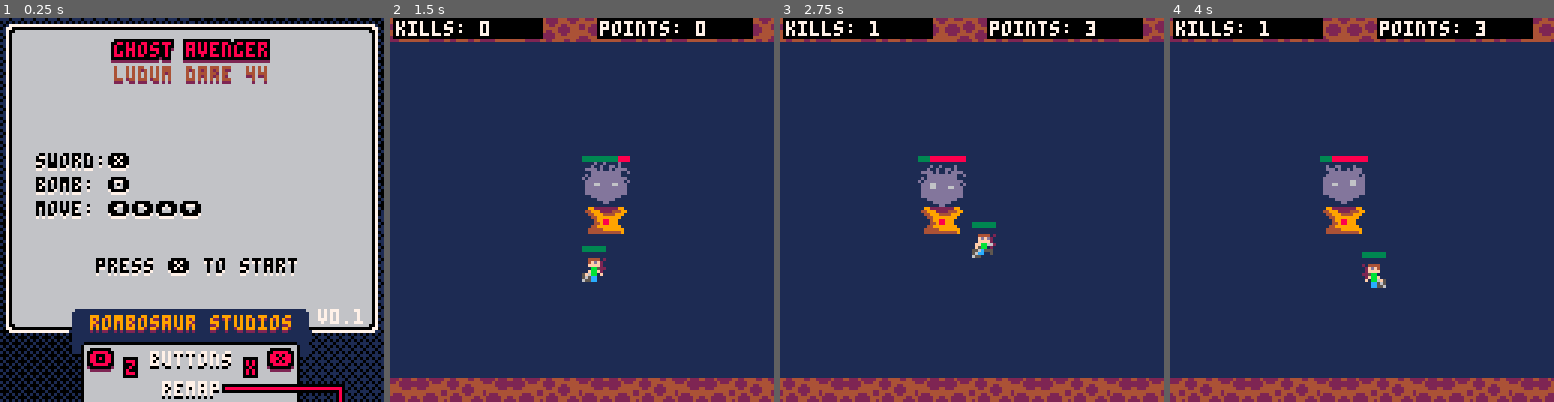
Above: before the commit, frames 1-4 (left to right).
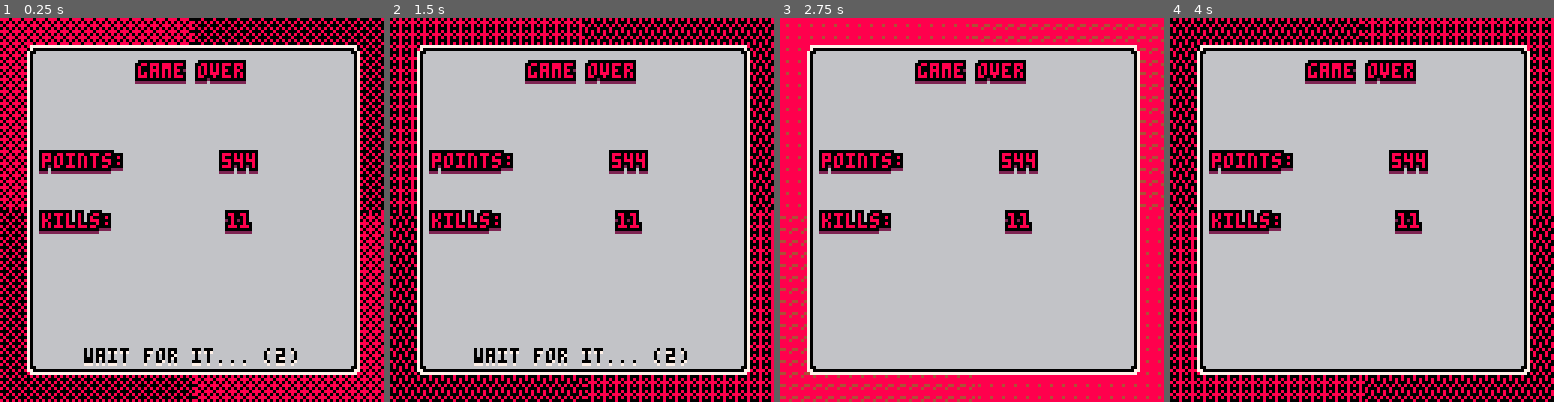
Above: after the commit, the same moments.

Repository: Rombusevil/ld44-ghost-avenger
Game: PICO-8 cartridge ld44.p8
Two runs of this game, one before a commit and one after it. Both use one fixed random seed, a clock stepped at 60 frames per second and the inputs below.
Inputs (mouse positions are in pixels of both pictures, inside the frame that each line leads up to):
- Up to frame 1 (0.25 s): no input
- Up to frame 2 (1.5 s): tap X (X key) at 0.33, 1.07 s; click (670, 121) at 0.67 s; tap O (Z key) at 0.7 s; click (436, 267) at 1.22 s
- Up to frame 3 (2.75 s): hold Right 1.6-2.1 s; tap O (Z key) at 1.7, 2.1, 2.5 s; click (887, 114) at 1.77 s; tap X (X key) at 1.85 s; hold Up 2.15-2.42 s; click (952, 259) at 2.32 s; hold Right from 2.47 s (still down)
- Up to frame 4 (4 s): click (1404, 106) at 2.87 s; tap O (Z key) at 2.9, 3.3, 3.7 s; tap X (X key) at 2.97 s; release Right at 3.03 s; hold Left 3.08-3.58 s; click (1465, 256) at 3.42 s; hold Down 3.63-3.97 s; click (1231, 102) at 3.97 s

The runs differ from the first frame. In frame 1, 44% of the frame differs, in the area x 0-100%, y 0-100%; in frame 2, 98%; in frame 3, 99%; in frame 4, 98%.

Commit message:
Gameover screen details

Diff:
--- a/game_state.lua
+++ b/game_state.lua
@@ -517,8 +517,7 @@
 
     s.update=function()
         if #spawns == 0 then
-            -- TODO: pasar points y kills
-            curstate=win_state()
+            curstate=win_state(p,zkills)
         end
 
         t+=1
--- a/gameover_state.lua
+++ b/gameover_state.lua
@@ -1,5 +1,5 @@
 -- state
-function gameover_state()
+function gameover_state(points, kills)
     local s={}
     local texts={}
     local timeout=2 -- for avoiding the user hitting X while playing and by that dismissing this screen. In seconds
@@ -12,12 +12,13 @@
     sfx(-1)
 
     local ty=15
-    add(texts, tutils({text="                         ",centerx=true,y=ty,fg=8,bg=0,bordered=true,shadowed=true,sh=2})) ty+=10
-    add(texts, tutils({text="                         " ,centerx=true,y=ty,fg=8,bg=0,bordered=true,shadowed=true,sh=2}))ty+=10
+    add(texts, tutils({text="game over",centerx=true,y=ty,fg=8,bg=0,bordered=true,shadowed=true,sh=2})) ty+=10
     add(texts, tutils({text="                         ",centerx=true,y=ty,fg=8,bg=0,bordered=true,shadowed=true,sh=2})) ty+=10
     add(texts, tutils({text="                         ",centerx=true,y=ty,fg=8,bg=0,bordered=true,shadowed=true,sh=2})) ty+=10
-    add(texts, tutils({text="                         ",centerx=true,y=ty,fg=8,bg=0,bordered=true,shadowed=true,sh=2})) ty+=20
-    add(texts, tutils({text="                         ",centerx=true,y=ty,fg=8,bg=0,bordered=true,shadowed=true,sh=2})) ty+=10
+    add(texts, tutils({text="points:                  ",centerx=true,y=ty,fg=8,bg=0,bordered=true,shadowed=true,sh=2}))
+    add(texts, tutils({text="        "..points,centerx=true,y=ty,fg=8,bg=0,bordered=true,shadowed=true,sh=2})) ty+=20
+    add(texts, tutils({text="kills:                   ",centerx=true,y=ty,fg=8,bg=0,bordered=true,shadowed=true,sh=2}))
+    add(texts, tutils({text="        "..kills,centerx=true,y=ty,fg=8,bg=0,bordered=true,shadowed=true,sh=2})) ty+=20
 
     local restart_msg = "press ❎ to restart"
     local msg = tutils({text="", blink=true, on_time=15, centerx=true,y=110,fg=0,bg=1,bordered=false,shadowed=true,sh=7})
@@ -25,7 +26,7 @@
 
     s.update=function()
         timeout -= 1/60
-        if(btnp(5) and timeout <= 0) curstate=game_state() -- "X"
+        if(btnp(5) and timeout <= 0) curstate=menu_state() -- "X"
     end
 
     cls()
--- a/ld44.p8
+++ b/ld44.p8
@@ -756,7 +756,7 @@
     local sp4 = spawner(16 ,96,h,6 ,g) add(updas, sp4) add(draws, sp4) add(spawns, sp4)
     s.update=function()
         if #spawns == 0 then
-            curstate=win_state()
+            curstate=win_state(p,zkills)
         end
         t+=1
         local cx=0
@@ -816,7 +816,7 @@
     return s
 end
 
-function gameover_state()
+function gameover_state(points, kills)
     local s={}
     local texts={}
     local timeout=2
@@ -825,12 +825,13 @@
     music(-1)
     sfx(-1)
     local ty=15
-    add(texts, tutils({text="                         ",centerx=true,y=ty,fg=8,bg=0,bordered=true,shadowed=true,sh=2})) ty+=10
-    add(texts, tutils({text="                         " ,centerx=true,y=ty,fg=8,bg=0,bordered=true,shadowed=true,sh=2}))ty+=10
+    add(texts, tutils({text="game over",centerx=true,y=ty,fg=8,bg=0,bordered=true,shadowed=true,sh=2})) ty+=10
     add(texts, tutils({text="                         ",centerx=true,y=ty,fg=8,bg=0,bordered=true,shadowed=true,sh=2})) ty+=10
     add(texts, tutils({text="                         ",centerx=true,y=ty,fg=8,bg=0,bordered=true,shadowed=true,sh=2})) ty+=10
-    add(texts, tutils({text="                         ",centerx=true,y=ty,fg=8,bg=0,bordered=true,shadowed=true,sh=2})) ty+=20
-    add(texts, tutils({text="                         ",centerx=true,y=ty,fg=8,bg=0,bordered=true,shadowed=true,sh=2})) ty+=10
+    add(texts, tutils({text="points:                  ",centerx=true,y=ty,fg=8,bg=0,bordered=true,shadowed=true,sh=2}))
+    add(texts, tutils({text="        "..points,centerx=true,y=ty,fg=8,bg=0,bordered=true,shadowed=true,sh=2})) ty+=20
+    add(texts, tutils({text="kills:                   ",centerx=true,y=ty,fg=8,bg=0,bordered=true,shadowed=true,sh=2}))
+    add(texts, tutils({text="        "..kills,centerx=true,y=ty,fg=8,bg=0,bordered=true,shadowed=true,sh=2})) ty+=20
     local restart_msg = "press ❎ to restart"
     local msg = tutils({text="", blink=true, on_time=15, centerx=true,y=110,fg=0,bg=1,bordered=false,shadowed=true,sh=7})
     add(texts, msg)
@@ -917,7 +918,8 @@
 -- to enable mouse support uncomment all of the following commented lines:
 -- poke(0x5f2d, 1) -- enables mouse support
 function _init()
-    curstate=menu_state()
+    --curstate=menu_state()
+    curstate=gameover_state(544,11)
     -- curstate=win_state(543,140)
 end
 
--- a/main.lua
+++ b/main.lua
@@ -21,7 +21,8 @@
 -- to enable mouse support uncomment all of the following commented lines:
 -- poke(0x5f2d, 1) -- enables mouse support
 function _init()
-    curstate=menu_state()
+    --curstate=menu_state()
+    curstate=gameover_state(544,11)
     -- curstate=win_state(543,140)
 end
 
